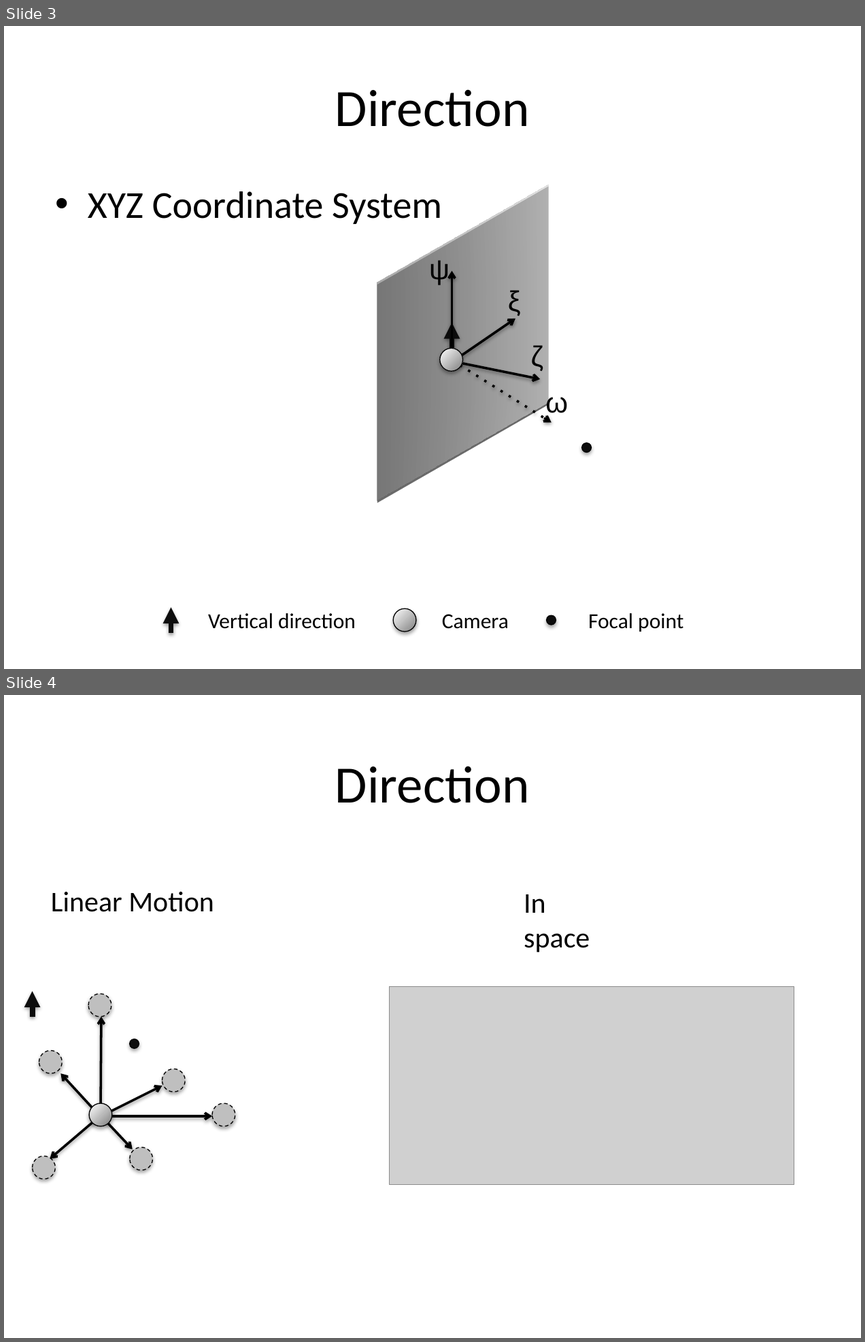
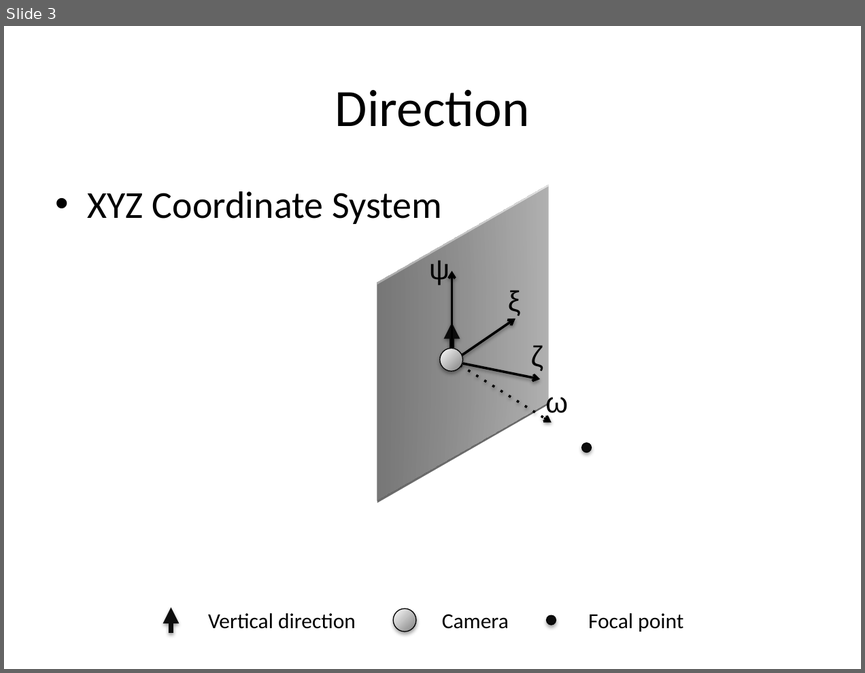
Before and after one commit to jxc761/3DMotionDB, a slide deck: docs/motion.pptx. Shown one above the other, each under a label of ours: slides 3 and 4 before the commit, slide 3 after it. The pictures are 865x1342 and 865x673 pixels, drawn with LibreOffice and Linux fonts; fonts in the diff are those of the drawing; grey boxes stand for pictures. Boxes give left, top, right and bottom in pixels: in the first picture for what was removed or moved away, otherwise in the second. Text is boxed around its words. In the diff, an @@ line names an element or a change of style, - is before the commit and + after.

```diff
--- a/docs/motion.pptx
+++ b/docs/motion.pptx
@@ slide 4 removed at (4, 695, 861, 1338), background #FFFFFF @@
@@ title removed at (335, 766, 529, 803) @@
-Direction
@@ text removed at (51, 892, 214, 912) @@
-Linear Motion
@@ text removed at (524, 894, 589, 952) @@
-In space
@@ arrow removed from (33, 1016) to (33, 991) @@
@@ group removed at (33, 993, 235, 1179): 7 ellipses, 6 arrows @@
@@ picture removed at (390, 986, 794, 1184) @@
@@ ellipse removed at (130, 1038, 139, 1048) @@
```
Also in this commit, not shown: 5 slides changed, 16 other files.
